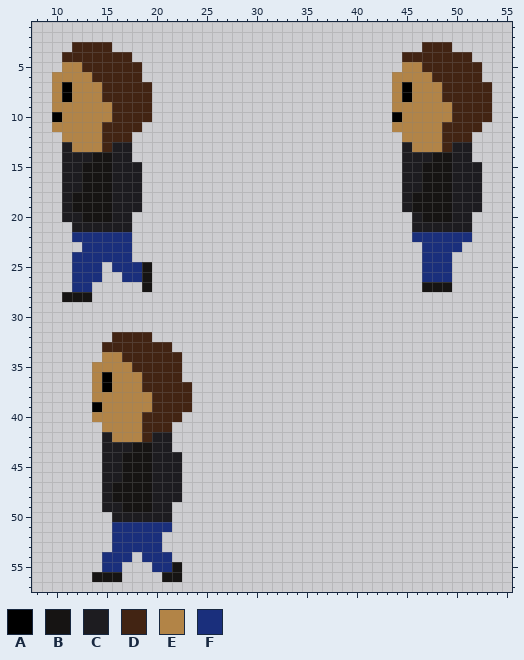
File history of a pixel-art sprite, Assets/Textures/GroundSprites/_LEFT.png. Above: the version before the commit.
The file is 64x64 pixels. Colours within 5 levels of each other are drawn and written as one. Shown: x 8..55, y 1..57.
Palette (. is transparent): A #000000  B #161413  C #1d1c20  D #422413  E #b28447  F #1a2f7c
After:
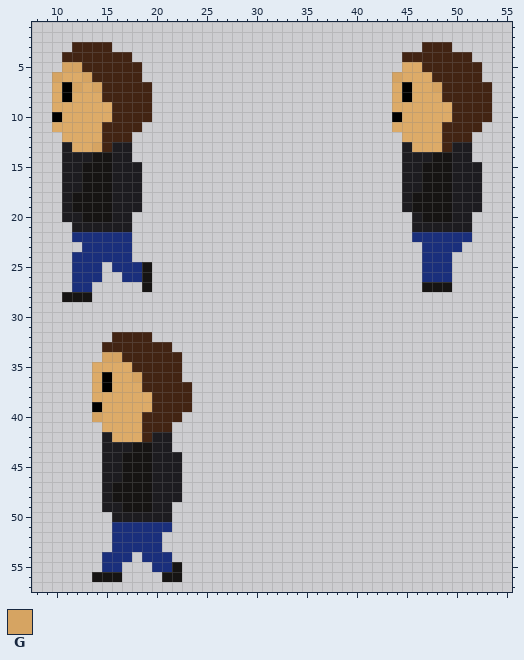
Colours new in this view: G #d6a462
The edit:
Colour E changes from #b28447 to #ddab68.
The author changed colour E to colour G in row 5 at x 11 to 12; in row 6 at x 10, 13 and 44; in row 7 at x 12, 14 and 48; in row 13 at x 14; in row 34 at x 15 to 16; in row 36 at x 18.
The author changed colour E to colour G in row 40 at x 14.
